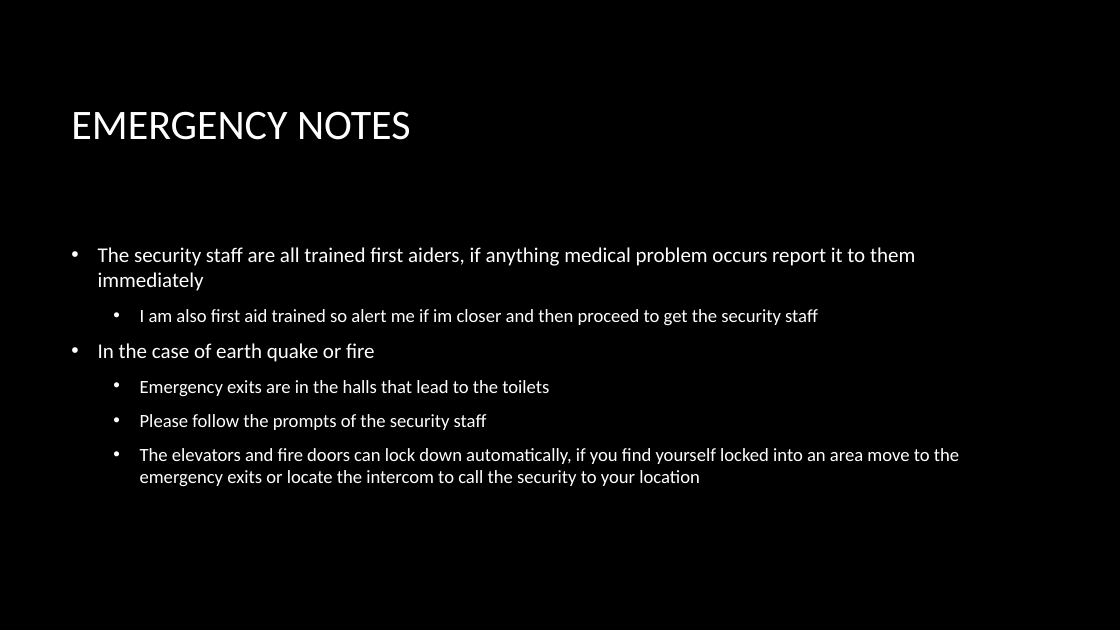
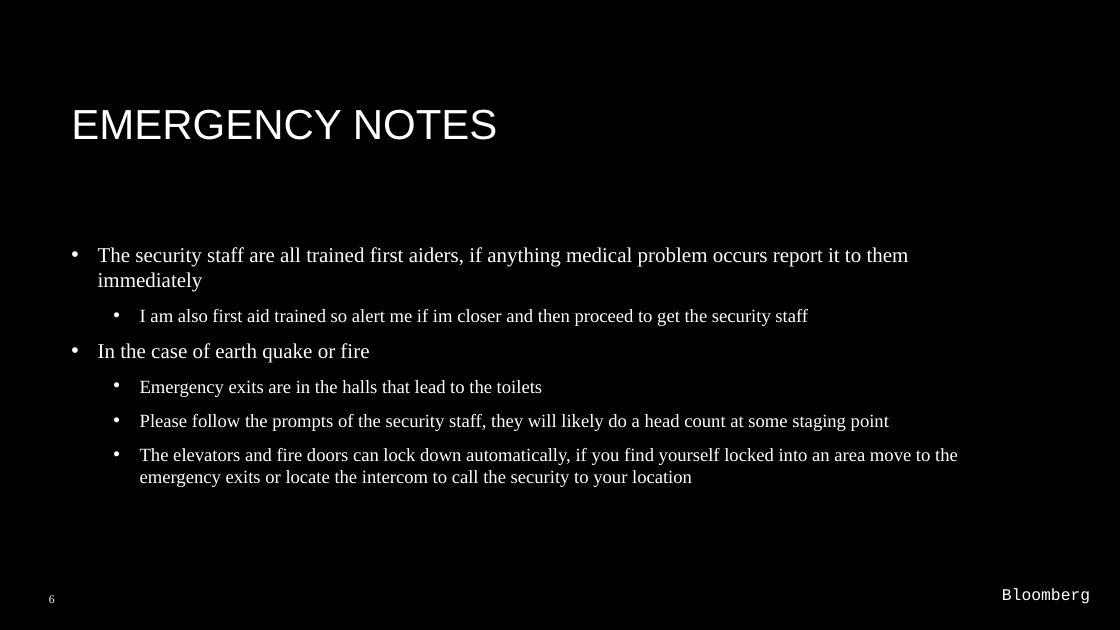
Before and after one commit to ashleysmart/mlgym, a slide deck: slide 6 of stock_price/CrypotHackaton.pptx. Drawn at 1120x630 pixels with LibreOffice and Linux fonts; fonts in the diff are those of the drawing; background and template pictures are left out. Boxes give left, top, right and bottom in pixels: in the first picture for what was removed or moved away, otherwise in the second. Text is boxed around its words. In the diff, an @@ line names an element or a change of style, - is before the commit and + after.

```diff
--- a/stock_price/CrypotHackaton.pptx
+++ b/stock_price/CrypotHackaton.pptx
@@ title "EMERGENCY NOTES" at (x1=71, y1=109, x2=498, y2=140): font Calibri to Arial @@
@@ text at (x1=98, y1=247, x2=958, y2=487): font Calibri to Times New Roman in "The security staff are all trained first ...", "I am also first aid trained so ...", "In the case of earth quake or ...", "Emergency exits are in the halls that ..." and 1 more places @@
@@ text at (x1=140, y1=414, x2=889, y2=431): text changed; font Calibri to Times New Roman @@
-  • Please follow the prompts of the security staff
+  • Please follow the prompts of the security staff, they will likely do a head count at some staging point
@@ page number added at (x1=49, y1=595, x2=55, y2=603), 10 pt, text #FFFFFF @@
+6
@@ text added at (x1=1002, y1=588, x2=1090, y2=604), 14 pt, text #FFFFFF @@
+Bloomberg
```
Also in this commit, not shown: 26 other slides changed, 3 slides added, 2 slides removed, 3 other files.
